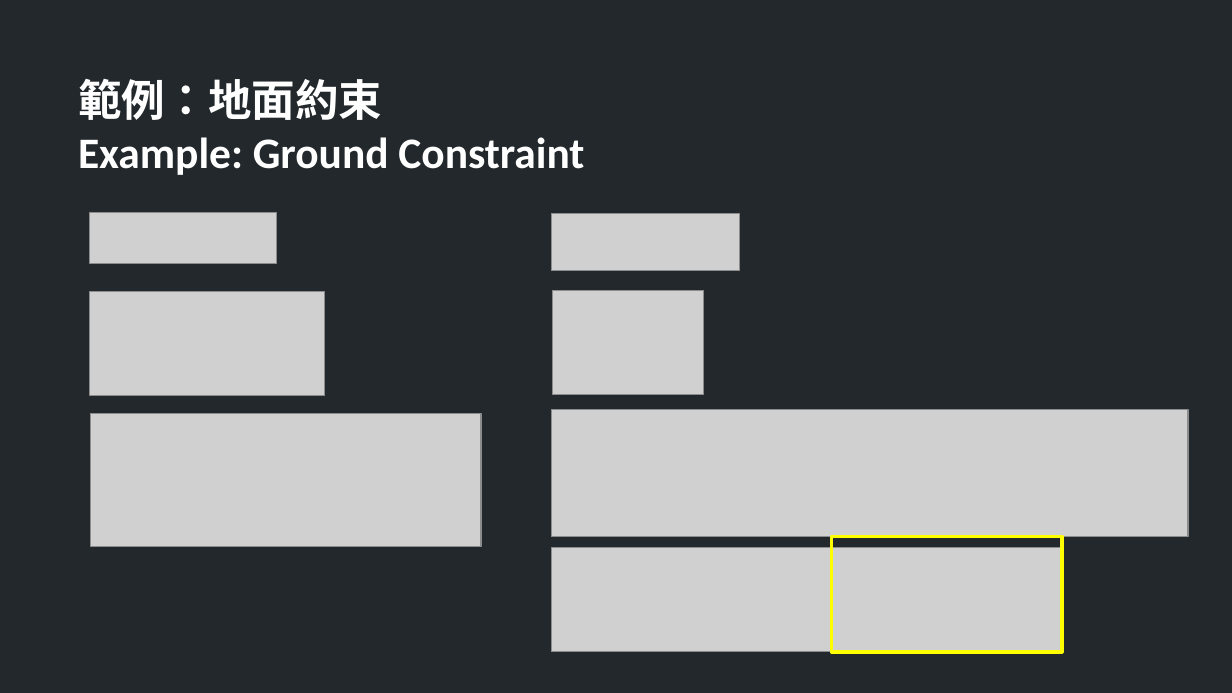
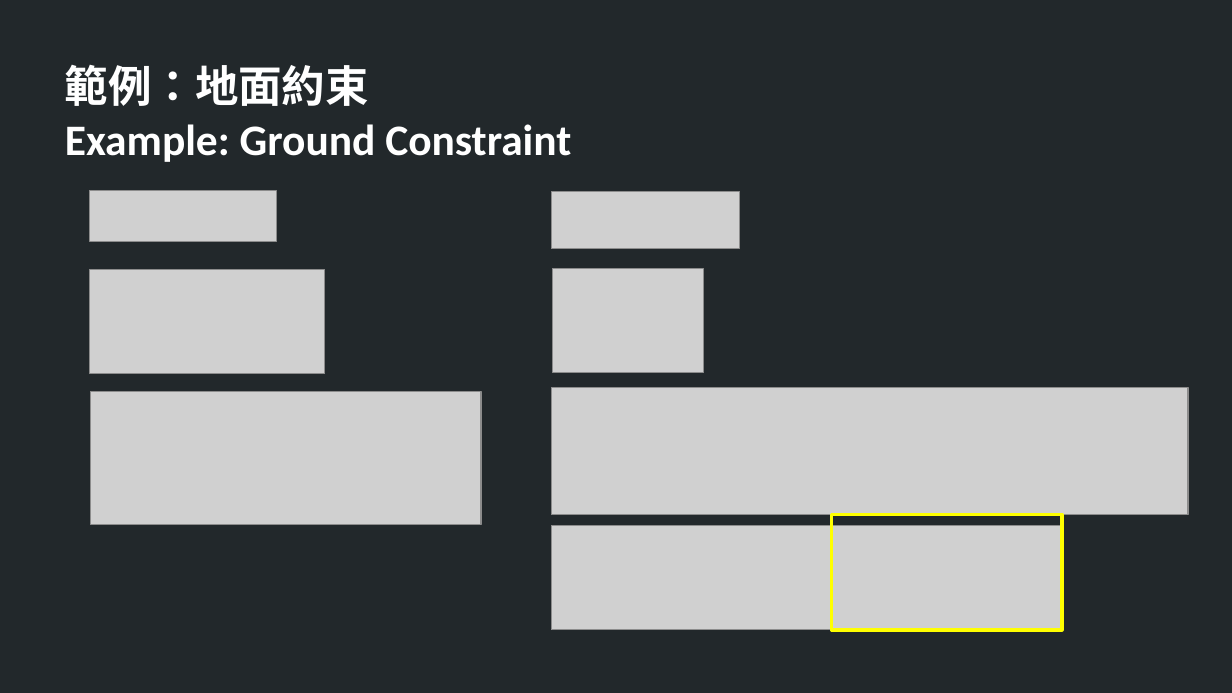
Before and after one commit to TheAllenChou/unity-physics-constraints, a slide deck: slide 13 of slides/physics constraints in games.odp. Drawn at 1232x693 pixels with LibreOffice and Linux fonts; fonts in the diff are those of the drawing; grey boxes stand for pictures. Boxes give left, top, right and bottom in pixels: in the first picture for what was removed or moved away, otherwise in the second. Text is boxed around its words. In the diff, an @@ line names an element or a change of style, - is before the commit and + after.

```diff
--- a/slides/physics constraints in games.odp
+++ b/slides/physics constraints in games.odp
@@ text "範例：地面約束": place and size @@
-text "範例：地面約束" at bbox=[78, 79, 584, 175]
+text "範例：地面約束" at bbox=[65, 65, 571, 162]
@@ 3 pictures: place and size @@
-3 pictures at bbox=[89, 212, 1188, 537]
+3 pictures at bbox=[89, 190, 1188, 514]
@@ 4 pictures, 1 rectangle: place and size @@
-4 pictures, 1 rectangle at bbox=[89, 291, 1062, 652]
+4 pictures, 1 rectangle at bbox=[89, 268, 1062, 629]
```
Also in this commit, not shown: 20 other slides changed, 1 slide removed.
